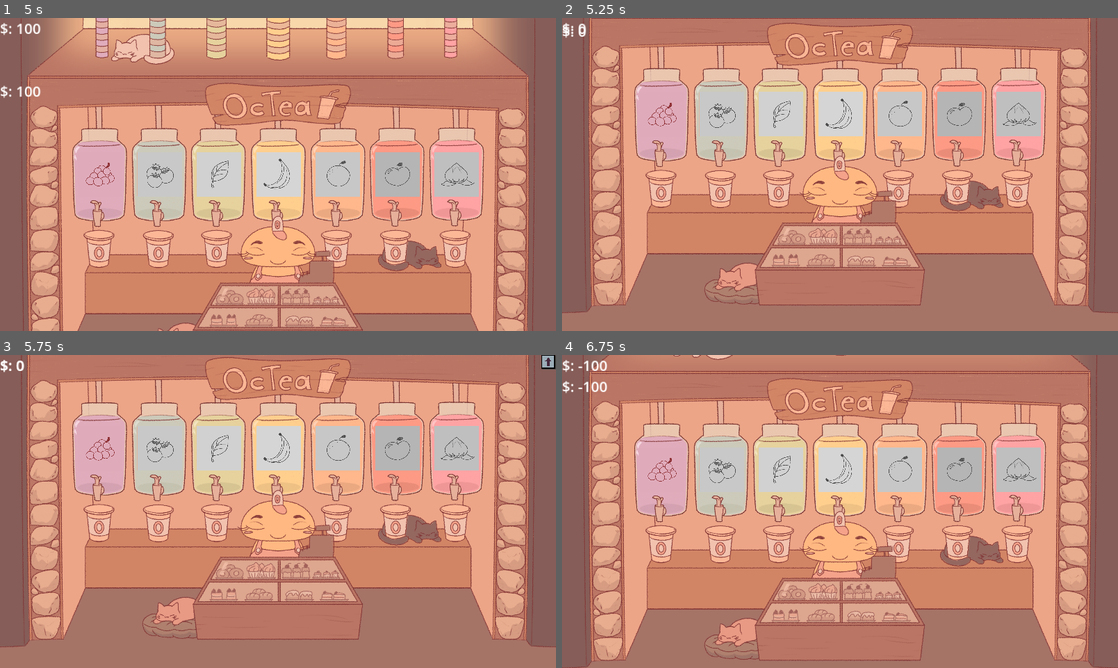
Above: before the commit, frames 1-4 (two rows, left to right).
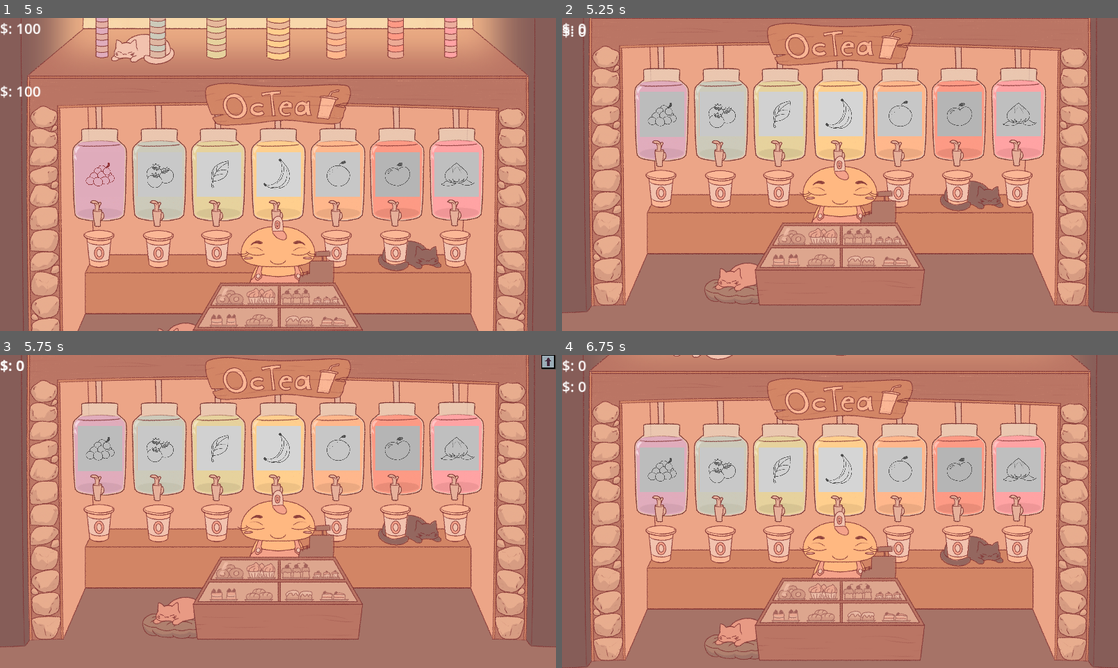
Above: after the commit, the same moments.

Repository: Spedinja/GGJ25
Game: Godot game, scene res://scenes/main_menu.tscn
Two runs of this game, one before a commit and one after it. Both use one fixed random seed, a clock stepped at 60 frames per second and the inputs below.
Inputs (mouse positions are in pixels of both pictures, inside the frame that each line leads up to):
- Up to frame 1 (5 s): click "Start Game" at 0.5 s; click (550, 324) at 1.25 s; click (550, 86) at 2 s; click (550, 24) at 2.75 s; move the mouse to (105, 124) at 3.52 s; click (105, 124) at 3.67 s; click (550, 324) at 4.25 s
- Up to frame 2 (5.25 s): click (662, 174) at 5 s
- Up to frame 3 (5.75 s): no input
- Up to frame 4 (6.75 s): click (662, 448) at 5.77 s; click (1112, 361) at 6.5 s

Frame 1 is identical in both runs. In frame 2, 1.2% of the frame differs, in the area x 14-22%, y 23-38%; in frame 3, 1.2%; in frame 4, 1.4%, in the area x 2-22%, y 1-44%.

Commit message:
upgrade costs fix

Diff:
--- a/scenes/player_area.tscn
+++ b/scenes/player_area.tscn
@@ -205,7 +205,6 @@
 position = Vector2(960, 540)
 script = ExtResource("18_gmjm1")
 
-[connection signal="cash_changed" from="BubbleArea" to="ShopArea/ShopArea_UI" method="_on_bubble_area_cash_changed"]
 [connection signal="pressed" from="BubbleArea/BubbleArea_HUD/btnGoDown" to="Camera2D" method="_on_to_shop_pressed"]
 [connection signal="pressed" from="ShopArea/ShopArea_UI/btnGoUp" to="Camera2D" method="_on_to_bubbles_pressed"]
 [connection signal="pressed" from="ShopArea/ShopArea_UI/ShopContainer/btnUpgrade1" to="ShopArea/ShopArea_UI" method="_on_btn_upgrade_1_pressed"]
--- a/scripts/bubble_area.gd
+++ b/scripts/bubble_area.gd
@@ -4,7 +4,6 @@
 #@onready var bubble_scene = preload("res://scenes/bubble.tscn")
 #@onready var timer
 var accum_time = 0
-signal cash_changed(value)
 
 # Called when the node enters the scene tree for the first time.
 func _ready():
--- a/scripts/bubble_spawner.gd
+++ b/scripts/bubble_spawner.gd
@@ -37,6 +37,7 @@
 		#bubble_instance.setBubbleValue(bubbleValue*bubbleScale)
 		bubble_instance.adjustBubbleValues(currModifier)
 		bubble_instance.position = position
+		SignalManager.bubble_popped.disconnect($"../../..".on_bubble_popped.bind(bubble_instance.getBubbleValue()))
 		SignalManager.bubble_popped.connect($"../../..".on_bubble_popped.bind(bubble_instance.getBubbleValue()))
 		#bubble_instance.bubble_popped.connect($"../../..".on_bubble_popped.bind(bubble_instance.getBubbleValue()))
 		$"../../Bubbles".add_child(bubble_instance)
--- a/scripts/shopUpgrades.gd
+++ b/scripts/shopUpgrades.gd
@@ -4,10 +4,19 @@
 var maxLvl = 3
 @export var arrUpgradeCosts: Array[Array] #only use integer plox
 var arrCurrLevel: Array=[0,0,0,0,0,0,0]
+@onready var arrButtons: Array=[
+	$ShopContainer/btnUpgrade1,
+	$ShopContainer/btnUpgrade2,
+	$ShopContainer/btnUpgrade3,
+	$ShopContainer/btnUpgrade4,
+	$ShopContainer/btnUpgrade5,
+	$ShopContainer/btnUpgrade6,
+	$ShopContainer/btnUpgrade7
+]
 
 # Called when the node enters the scene tree for the first time.
 func _ready() -> void:
-	pass # Replace with function body.
+	SignalManager.money_changed.connect(_on_bubble_area_cash_changed)
 
 
 # Called every frame. 'delta' is the elapsed time since the previous frame.
@@ -24,13 +33,18 @@
 	var tmpCounter = 0
 	var tmpElem: int
 	var currMoney = $"../../BubbleArea".getCash()
+	var tempNode: TextureButton
 	for elem in arrCurrLevel:
 		tmpElem = elem
+		print(arrButtons[tmpCounter])
 		if currMoney >= arrUpgradeCosts[tmpCounter][tmpElem]:
-			tmpCounter= tmpCounter +1
-			print(str("btnUpgrade",tmpCounter))
-			$ShopContainer/btnUpgrade1.disabled = false
-			break
+			tempNode =arrButtons[tmpCounter]
+			tempNode.disabled = false
+		else:
+			tempNode =arrButtons[tmpCounter]
+			tempNode.disabled = true
+		tmpCounter= tmpCounter +1
+		break #ToDo
 
 func _on_bubble_area_cash_changed(value: Variant) -> void:
 	updateShop()
